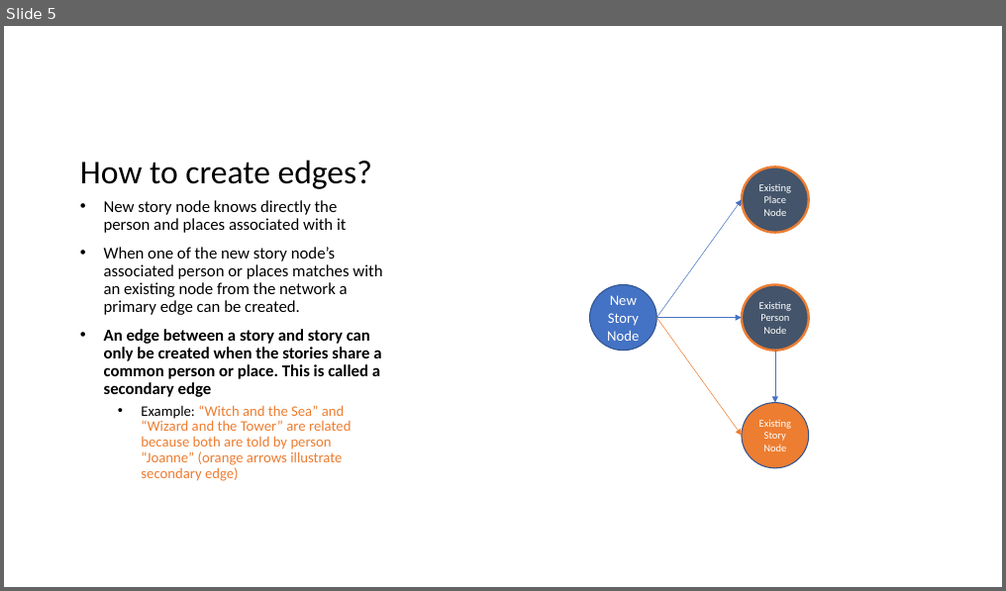
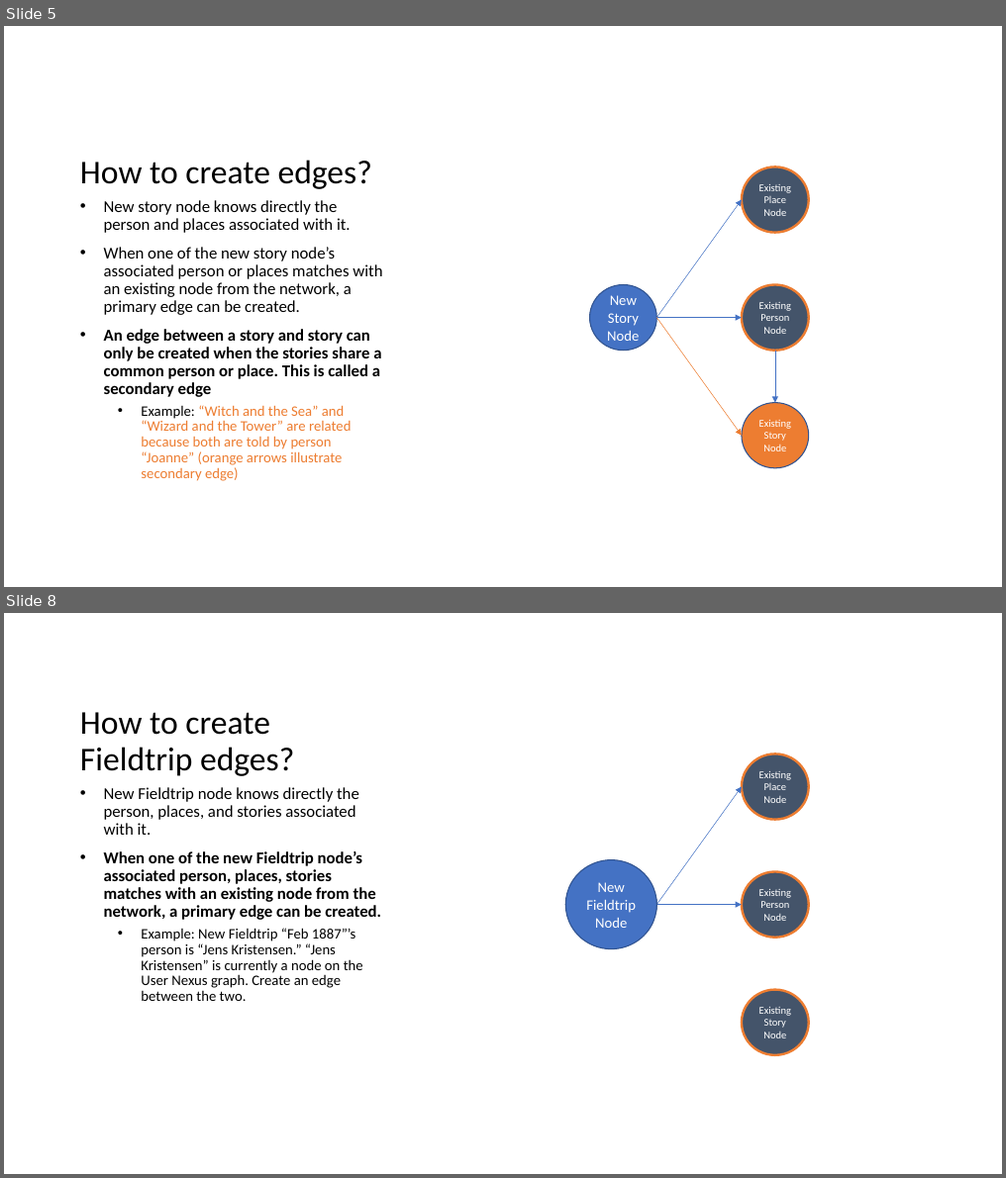
Before and after one commit to ScandinavianSection-UCLA/Nexus2, a slide deck: Documentation/UserNexus/How to Create Edges/UserNexusDocumentation.pptx. Shown one above the other, each under a label of ours: slide 5 before the commit, slides 5 and 8 after it; the slides between them are not shown. The pictures are 1006x591 and 1006x1178 pixels, drawn with LibreOffice and Linux fonts; fonts in the diff are those of the drawing. Boxes give left, top, right and bottom in pixels: in the first picture for what was removed or moved away, otherwise in the second. Text is boxed around its words. In the diff, an @@ line names an element or a change of style, - is before the commit and + after.

Commit message:
Updated the powerpoint for node adding
Updated the UserNexusDocumentation powerpoint to prepare for the meeting with the professor.

```diff
--- a/Documentation/UserNexus/How to Create Edges/UserNexusDocumentation.pptx
+++ b/Documentation/UserNexus/How to Create Edges/UserNexusDocumentation.pptx
@@ slide 8 added at [4, 613, 1002, 1174], background #FFFFFF @@
@@ title added at [80, 712, 294, 776], 32 pt, text #000000 @@
+How to create Fieldtrip edges?
@@ ellipse added at [742, 754, 809, 820], fill #44546A, outline #ED7D31 2.25 pt, 10 pt, text #FFFFFF @@
+Existing Place Node
@@ text added at [104, 787, 381, 1001], 16 pt, text #000000 @@
+• New Fieldtrip node knows directly the person, places, and stories associated with it.
+• When one of the new Fieldtrip node’s associated person, places, stories matches with an existing node from the network, a primary edge can be created.
+  • Example: New Fieldtrip “Feb 1887”’s person is “Jens Kristensen.” “Jens Kristensen” is currently a node on the User Nexus graph. Create an edge between the two.
@@ arrow added from (656, 905) to (742, 786), #4472C4 0.5 pt @@
@@ ellipse added at [565, 861, 656, 950], fill #4472C4, outline #325491 1 pt, 14 pt, text #FFFFFF @@
+New Fieldtrip Node
@@ ellipse added at [589, 872, 656, 938], fill #4472C4, outline #325491 1 pt, 14 pt, text #FFFFFF @@
+New Story Node
@@ ellipse added at [742, 872, 809, 938], fill #44546A, outline #ED7D31 2.25 pt, 10 pt, text #FFFFFF @@
+Existing Person Node
@@ arrow added from (656, 905) to (742, 905), #4472C4 0.5 pt @@
@@ ellipse added at [742, 989, 809, 1056], fill #44546A, outline #ED7D31 2.25 pt, 10 pt, text #FFFFFF @@
+Existing Story Node
@@ slide 5 changed as well @@
@@ text at [104, 200, 382, 315]: text changed @@
-• New story node knows directly the person and places associated with it
-• When one of the new story node’s associated person or places matches with an existing node from the network a primary edge can be created.
+• New story node knows directly the person and places associated with it.
+• When one of the new story node’s associated person or places matches with an existing node from the network, a primary edge can be created.
```
Also in this commit, not shown: 5 other slides changed, 1 other slide added.
